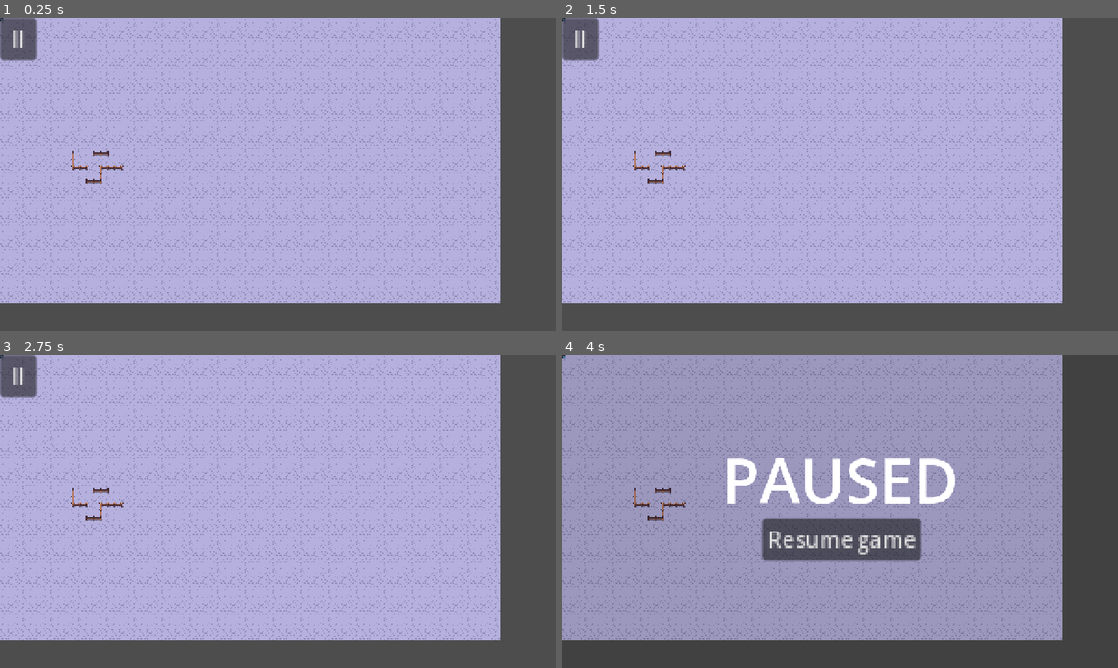
Above: before the commit, frames 1-4 (two rows, left to right).
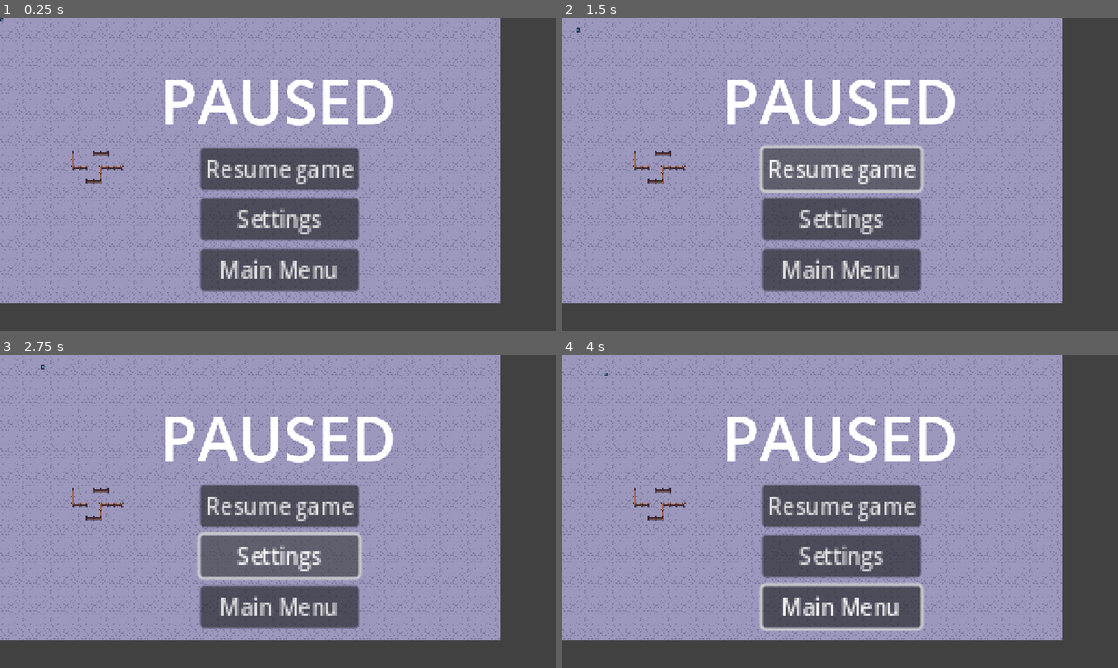
Above: after the commit, the same moments.

Repository: hanswryy/dkn-project
Game: Godot game, scene res://Scenes/world.tscn
Two runs of this game, one before a commit and one after it. Both use one fixed random seed, a clock stepped at 60 frames per second and the inputs below. The engine's default icon, where the game draws it, is replaced by a stand-in: a white triangle on a blue panel in a dark square.
Inputs (mouse positions are in pixels of both pictures, inside the frame that each line leads up to):
- Up to frame 1 (0.25 s): no input
- Up to frame 2 (1.5 s): click (578, 39) at 0.5 s, where only the run before the commit has a clickable "II"; click "Resume game" at 1.25 s
- Up to frame 3 (2.75 s): click (278, 555) at 2 s, where only the run after the commit has a clickable "Settings"
- Up to frame 4 (4 s): click (840, 605) at 2.75 s, where only the run after the commit has a clickable "Main Menu"; click (578, 376) at 3.5 s, where only the run before the commit has a clickable "II"

The runs differ from the first frame. In frame 1, 82% of the frame differs, in the area x 0-90%, y 0-92%; in frame 2, 81%; in frame 3, 81%; in frame 4, 15%.
Error after the commit: Parse Error: Identifier "FadeToBlack_Transition" not declared in the current scope. (res://Scripts/pause_menu.gd:33)

Commit message:
removed pause button, update pause menu

Diff:
--- a/Scenes/pause_menu.tscn
+++ b/Scenes/pause_menu.tscn
@@ -22,9 +22,9 @@
 anchor_right = 0.5
 anchor_bottom = 0.5
 offset_left = -513.5
-offset_top = -255.0
+offset_top = -351.0
 offset_right = 513.5
-offset_bottom = 108.00015
+offset_bottom = 12.000153
 grow_horizontal = 2
 grow_vertical = 2
 text = "PAUSED"
@@ -40,20 +40,54 @@
 anchor_right = 0.5
 anchor_bottom = 0.5
 offset_left = -179.0
-offset_top = 16.0
+offset_top = -61.0
 offset_right = -62.0
-offset_bottom = 47.0
+offset_bottom = -30.0
 grow_horizontal = 2
 grow_vertical = 2
 scale = Vector2(3.12, 3.12)
 text = "Resume game"
 
+[node name="Button3" type="Button" parent="ColorRect"]
+layout_mode = 1
+anchors_preset = 8
+anchor_left = 0.5
+anchor_top = 0.5
+anchor_right = 0.5
+anchor_bottom = 0.5
+offset_left = -179.0
+offset_top = 54.0
+offset_right = -62.0
+offset_bottom = 85.0
+grow_horizontal = 2
+grow_vertical = 2
+scale = Vector2(3.12, 3.12)
+text = "Settings"
+
+[node name="Button4" type="Button" parent="ColorRect"]
+layout_mode = 1
+anchors_preset = 8
+anchor_left = 0.5
+anchor_top = 0.5
+anchor_right = 0.5
+anchor_bottom = 0.5
+offset_left = -179.0
+offset_top = 171.0
+offset_right = -62.0
+offset_bottom = 202.0
+grow_horizontal = 2
+grow_vertical = 2
+scale = Vector2(3.12, 3.12)
+text = "Main Menu"
+
 [node name="Button" type="Button" parent="."]
+visible = false
 offset_right = 27.0
 offset_bottom = 31.0
 scale = Vector2(3.12, 3.12)
 text = " II "
 
 [connection signal="pressed" from="ColorRect/Button2" to="." method="_on_button_2_pressed"]
+[connection signal="pressed" from="ColorRect/Button4" to="." method="_on_button_4_pressed"]
 [connection signal="mouse_entered" from="Button" to="." method="_on_button_mouse_entered"]
 [connection signal="pressed" from="Button" to="." method="_on_button_pressed"]
--- a/Scripts/pause_menu.gd
+++ b/Scripts/pause_menu.gd
@@ -21,7 +21,13 @@
 
 func _on_button_2_pressed() -> void:
 	toggle_pause()
-	$Button.visible = true
+	#$Button.visible = true
 
 func _on_button_mouse_entered() -> void:
 	PauseGameController.is_in_pause_box = true
+
+func _on_button_mouse_exited() -> void:
+	PauseGameController.is_in_pause_box = false
+
+func _on_button_4_pressed() -> void:
+	FadeToBlack_Transition.fade_to_scene("res://Scenes/main_menu.tscn", 4)
--- /dev/null
+++ b/Transitions/fade_to_black.tscn
@@ -0,0 +1,18 @@
+[gd_scene load_steps=2 format=3 uid="uid://en06v6ovc2rl"]
+
+[ext_resource type="Script" uid="uid://5e0nghks0kik" path="res://Transitions/fade_to_black.gd" id="1_plv7l"]
+
+[node name="FadeToBlack" type="CanvasLayer"]
+process_mode = 3
+layer = 100
+follow_viewport_enabled = true
+script = ExtResource("1_plv7l")
+
+[node name="ColorRect" type="ColorRect" parent="."]
+anchors_preset = 15
+anchor_right = 1.0
+anchor_bottom = 1.0
+grow_horizontal = 2
+grow_vertical = 2
+mouse_filter = 2
+color = Color(0, 0, 0, 1)
